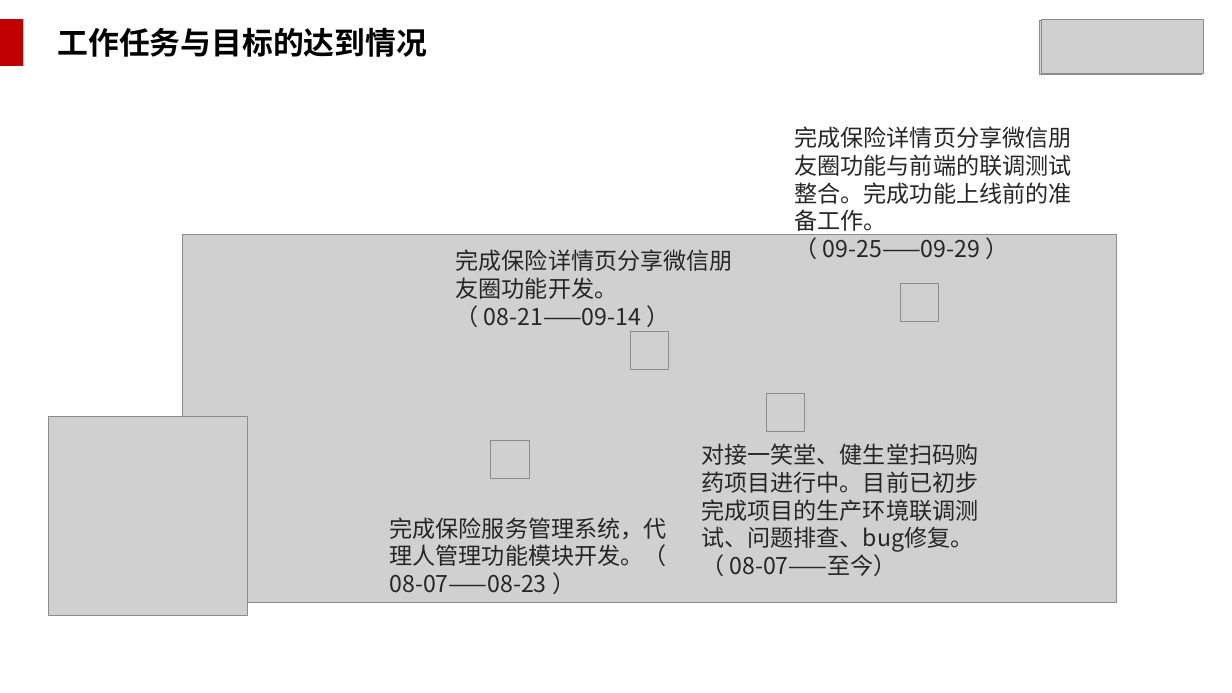
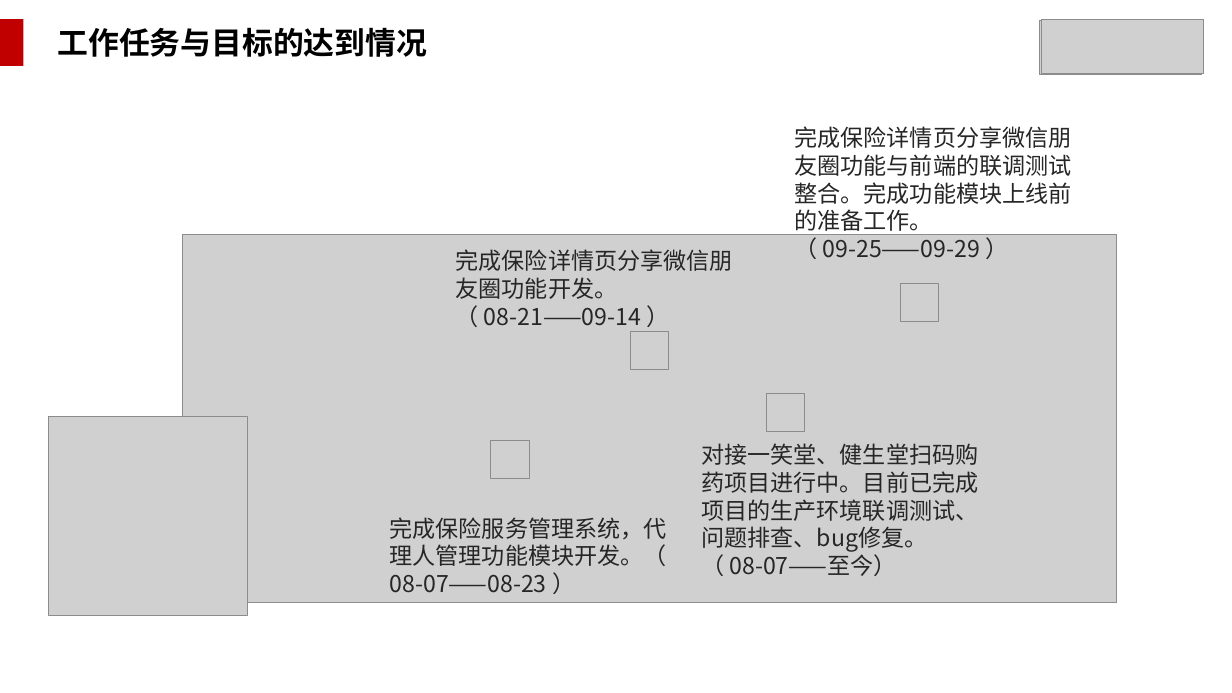
Before and after one commit to WakingFox/myself, a slide deck: slide 7 of 转正述职/王贵成转正述职报告.pptx. Drawn at 1232x693 pixels with LibreOffice and Linux fonts; fonts in the diff are those of the drawing; grey boxes stand for pictures; background and template pictures are left out. Boxes give left, top, right and bottom in pixels: in the first picture for what was removed or moved away, otherwise in the second. Text is boxed around its words. In the diff, an @@ line names an element or a change of style, - is before the commit and + after.

```diff
--- a/转正述职/王贵成转正述职报告.pptx
+++ b/转正述职/王贵成转正述职报告.pptx
@@ text at (794, 126, 1071, 235): text changed @@
-完成保险详情页分享微信朋友圈功能与前端的联调测试整合。完成功能上线前的准备工作。
+完成保险详情页分享微信朋友圈功能与前端的联调测试整合。完成功能模块上线前的准备工作。
@@ text at (701, 443, 978, 552): text changed @@
-对接一笑堂、健生堂扫码购药项目进行中。目前已初步完成项目的生产环境联调测试、问题排查、bug修复。
+对接一笑堂、健生堂扫码购药项目进行中。目前已完成项目的生产环境联调测试、问题排查、bug修复。
```
Also in this commit, not shown: 16 other slides changed.
